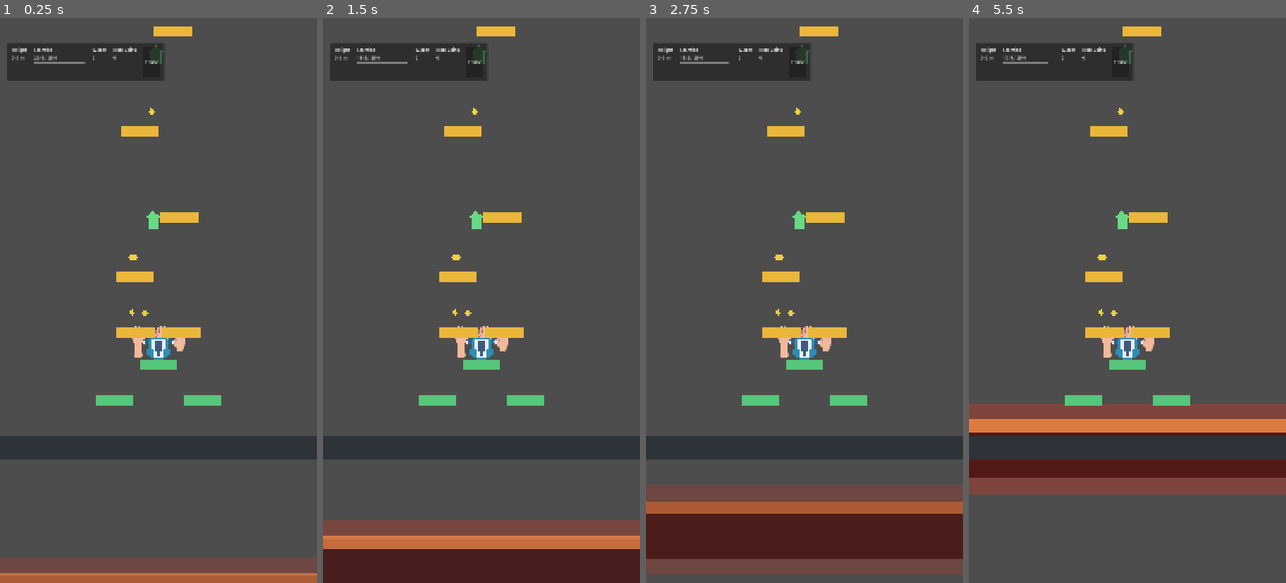
Above: before the commit, frames 1-4 (left to right).
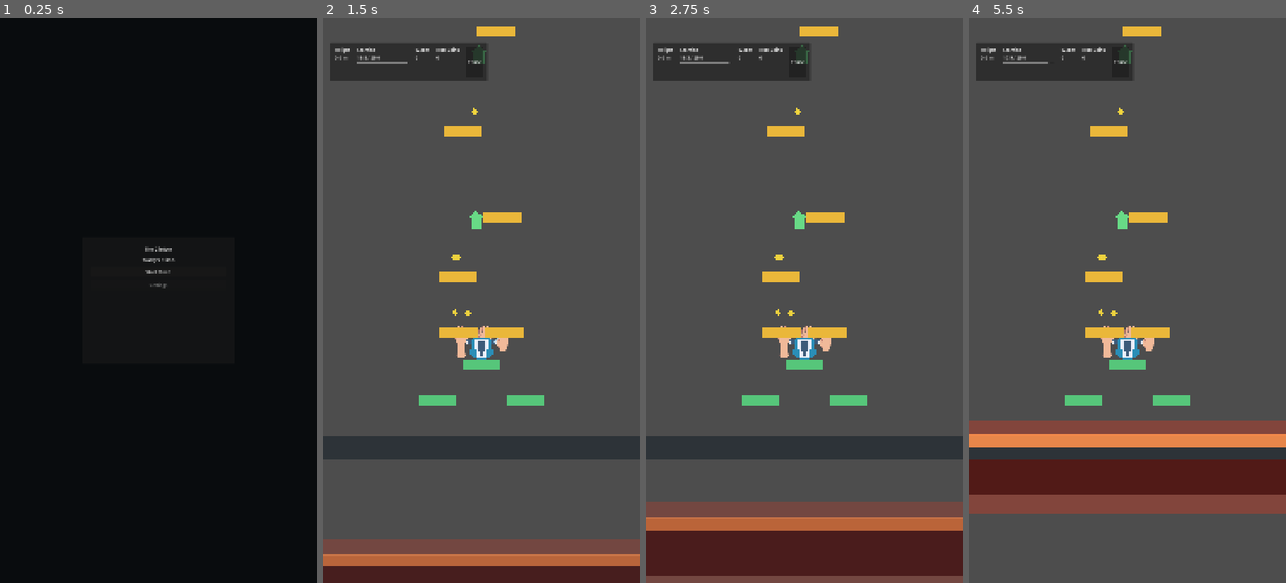
Above: after the commit, the same moments.

Repository: Khanh04/the-climber
Game: Godot game, scene res://scenes/main/main_menu_scene.tscn
Same seed, same stepped clock (60 frames per second), same inputs: the game is played once before the commit and once after it. Before the commit the project starts from res://scenes/main/run_scene.tscn.
Inputs (mouse positions are in pixels of both pictures, inside the frame that each line leads up to):
- Up to frame 1 (0.25 s): no input
- Up to frame 2 (1.5 s): click (481, 272) at 0.5 s, where only the run after the commit has a clickable "Start Climb"; tap Enter at 1.25 s; move the mouse to (551, 272) at 1.27 s; hold D (debug_right_grip) from 1.28 s (still down); hold Shift from 1.28 s (still down); click (551, 272) at 1.42 s
- Up to frame 3 (2.75 s): release D (debug_right_grip) at 2 s; release Shift at 2 s; drag from (741, 328) to (804, 549) at 2.02 s
- Up to frame 4 (5.5 s): move the mouse to (1159, 176) at 2.77 s; hold D (debug_right_grip) 2.78-3.5 s; tap Ctrl at 2.85 s; click (1159, 176) at 2.92 s; drag from (1111, 413) to (1121, 114) at 3.52 s; move the mouse to (1222, 385) at 4.27 s; hold A (debug_left_grip) 4.28-5 s; tap Alt at 4.35 s; click (1222, 385) at 4.42 s; drag from (1032, 215) to (1102, 255) at 5.02 s

The runs differ from the first frame. In frame 1, 100% of the frame differs, in the area x 0-100%, y 0-100%; in frame 2, 8.1%; in frame 3, 12%; in frame 4, 14%.

Commit message:
feat: Implement main menu scene with navigation and button interactions

Diff:
--- a/project.godot
+++ b/project.godot
@@ -15,7 +15,7 @@
 [application]
 
 config/name="The Climber"
-run/main_scene="res://scenes/main/run_scene.tscn"
+run/main_scene="res://scenes/main/main_menu_scene.tscn"
 config/features=PackedStringArray("4.6", "Mobile")
 
 [debug]
--- /dev/null
+++ b/scenes/main/main_menu_scene.gd
@@ -0,0 +1,23 @@
+class_name MainMenuScene
+extends Control
+
+const MainMenuScript = preload("res://scenes/ui/main_menu.gd")
+const RUN_SCENE_PATH: String = "res://scenes/main/run_scene.tscn"
+
+@onready var _main_menu: MainMenuScript = %MainMenu
+
+func _ready() -> void:
+	_validate_required_nodes()
+	var _start_connect_result: int = _main_menu.connect(&"start_requested", Callable(self, "_on_start_requested"))
+	var _settings_connect_result: int = _main_menu.connect(&"settings_requested", Callable(self, "_on_settings_requested"))
+
+func _on_start_requested() -> void:
+	var change_result: Error = get_tree().change_scene_to_file(RUN_SCENE_PATH)
+	Validation.require_condition(change_result == OK, "MainMenuScene could not load RunScene.")
+
+func _on_settings_requested() -> void:
+	Validation.require_condition(false, "MainMenuScene settings are not implemented yet.")
+
+func _validate_required_nodes() -> void:
+	Validation.require_condition(_main_menu != null, "MainMenuScene requires MainMenu.")
+	Validation.require_condition(_main_menu is MainMenuScript, "MainMenuScene requires a MainMenu implementation.")
--- /dev/null
+++ b/scenes/main/main_menu_scene.tscn
@@ -0,0 +1,17 @@
+[gd_scene load_steps=3 format=3]
+
+[ext_resource type="Script" path="res://scenes/main/main_menu_scene.gd" id="1_scene"]
+[ext_resource type="PackedScene" path="res://scenes/ui/main_menu.tscn" id="2_menu"]
+
+[node name="MainMenuScene" type="Control"]
+layout_mode = 3
+anchors_preset = 15
+anchor_right = 1.0
+anchor_bottom = 1.0
+grow_horizontal = 2
+grow_vertical = 2
+script = ExtResource("1_scene")
+
+[node name="MainMenu" parent="." instance=ExtResource("2_menu")]
+unique_name_in_owner = true
+layout_mode = 1
--- /dev/null
+++ b/scenes/ui/main_menu.gd
@@ -0,0 +1,23 @@
+class_name MainMenu
+extends Control
+
+signal start_requested
+signal settings_requested
+
+@onready var _start_button: Button = get_node("CenterContainer/Panel/ContentMargin/Content/StartButton") as Button
+@onready var _settings_button: Button = get_node("CenterContainer/Panel/ContentMargin/Content/SettingsButton") as Button
+
+func _ready() -> void:
+	_validate_required_nodes()
+	var _start_connect_result: int = _start_button.connect(&"pressed", Callable(self, "_on_start_button_pressed"))
+	var _settings_connect_result: int = _settings_button.connect(&"pressed", Callable(self, "_on_settings_button_pressed"))
+
+func _on_start_button_pressed() -> void:
+	start_requested.emit()
+
+func _on_settings_button_pressed() -> void:
+	settings_requested.emit()
+
+func _validate_required_nodes() -> void:
+	Validation.require_condition(_start_button != null, "MainMenu requires StartButton.")
+	Validation.require_condition(_settings_button != null, "MainMenu requires SettingsButton.")
--- /dev/null
+++ b/scenes/ui/main_menu.tscn
@@ -0,0 +1,65 @@
+[gd_scene format=3]
+
+[ext_resource type="Script" path="res://scenes/ui/main_menu.gd" id="1_menu"]
+
+[node name="MainMenu" type="Control"]
+layout_mode = 3
+anchors_preset = 15
+anchor_right = 1.0
+anchor_bottom = 1.0
+grow_horizontal = 2
+grow_vertical = 2
+mouse_filter = 0
+script = ExtResource("1_menu")
+
+[node name="Background" type="ColorRect" parent="."]
+layout_mode = 1
+anchors_preset = 15
+anchor_right = 1.0
+anchor_bottom = 1.0
+grow_horizontal = 2
+grow_vertical = 2
+mouse_filter = 2
+color = Color(0.035, 0.047, 0.055, 1)
+
+[node name="CenterContainer" type="CenterContainer" parent="."]
+layout_mode = 1
+anchors_preset = 15
+anchor_right = 1.0
+anchor_bottom = 1.0
+grow_horizontal = 2
+grow_vertical = 2
+
+[node name="Panel" type="PanelContainer" parent="CenterContainer"]
+custom_minimum_size = Vector2(520, 430)
+layout_mode = 2
+
+[node name="ContentMargin" type="MarginContainer" parent="CenterContainer/Panel"]
+layout_mode = 2
+theme_override_constants/margin_left = 28
+theme_override_constants/margin_top = 28
+theme_override_constants/margin_right = 28
+theme_override_constants/margin_bottom = 28
+
+[node name="Content" type="VBoxContainer" parent="CenterContainer/Panel/ContentMargin"]
+layout_mode = 2
+theme_override_constants/separation = 14
+
+[node name="TitleLabel" type="Label" parent="CenterContainer/Panel/ContentMargin/Content"]
+layout_mode = 2
+text = "The Climber"
+horizontal_alignment = 1
+
+[node name="DailyLabel" type="Label" parent="CenterContainer/Panel/ContentMargin/Content"]
+layout_mode = 2
+text = "Today's Climb"
+horizontal_alignment = 1
+
+[node name="StartButton" type="Button" parent="CenterContainer/Panel/ContentMargin/Content" unique_name_in_owner=true]
+layout_mode = 2
+text = "Start Climb"
+
+[node name="SettingsButton" type="Button" parent="CenterContainer/Panel/ContentMargin/Content" unique_name_in_owner=true]
+layout_mode = 2
+disabled = true
+text = "Settings"
--- a/tests/scene/test_run_ui_scenes.gd
+++ b/tests/scene/test_run_ui_scenes.gd
@@ -11,6 +11,7 @@
 const PauseMenuStateScript = preload("res://src/ui/pause_menu_state.gd")
 
 var _restart_requested: bool = false
+var _start_requested: bool = false
 var _rewarded_continue_requested: bool = false
 var _post_run_coin_doubler_requested: bool = false
 var _store_requested: bool = false
@@ -20,6 +21,54 @@
 var _selected_store_item_id: StringName = StringName()
 var _purchase_store_item_id: StringName = StringName()
 var _equip_store_item_id: StringName = StringName()
+
+func test_project_launches_to_main_menu_scene() -> void:
+	var raw_main_scene_path: Variant = ProjectSettings.get_setting("application/run/main_scene")
+	assert_true(raw_main_scene_path is String)
+	var main_scene_path: String = raw_main_scene_path
+	assert_eq(main_scene_path, "res://scenes/main/main_menu_scene.tscn")
+
+func test_main_menu_scene_wires_required_nodes() -> void:
+	var scene: PackedScene = load("res://scenes/main/main_menu_scene.tscn")
+	var menu_scene_node: Node = scene.instantiate()
+
+	assert_not_null(menu_scene_node)
+	assert_true(menu_scene_node is Control)
+	var menu_scene: Control = menu_scene_node as Control
+	assert_not_null(menu_scene)
+	add_child_autofree(menu_scene)
+	await get_tree().process_frame
+
+	assert_not_null(menu_scene.get_node_or_null("MainMenu"))
+	assert_not_null(menu_scene.get_node_or_null("MainMenu/CenterContainer/Panel/ContentMargin/Content/StartButton"))
+	assert_not_null(menu_scene.get_node_or_null("MainMenu/CenterContainer/Panel/ContentMargin/Content/SettingsButton"))
+
+func test_main_menu_emits_start_and_settings_requests() -> void:
+	var scene: PackedScene = load("res://scenes/ui/main_menu.tscn")
+	var menu_node: Node = scene.instantiate()
+
+	assert_not_null(menu_node)
+	assert_true(menu_node is Control)
+	var menu: Control = menu_node as Control
+	assert_not_null(menu)
+	add_child_autofree(menu)
+	await get_tree().process_frame
+
+	_start_requested = false
+	_settings_requested = false
+	var _start_connect_result: int = menu.connect(&"start_requested", Callable(self, "_mark_start_requested"))
+	var _settings_connect_result: int = menu.connect(&"settings_requested", Callable(self, "_mark_settings_requested"))
+	var start_button: Button = menu.get_node("CenterContainer/Panel/ContentMargin/Content/StartButton") as Button
+	var settings_button: Button = menu.get_node("CenterContainer/Panel/ContentMargin/Content/SettingsButton") as Button
+
+	assert_not_null(start_button)
+	assert_not_null(settings_button)
+	assert_true(settings_button.disabled)
+	var _start_emit_result: int = start_button.emit_signal("pressed")
+	var _settings_emit_result: int = settings_button.emit_signal("pressed")
+
+	assert_true(_start_requested)
+	assert_true(_settings_requested)
 
 func test_run_hud_scene_wires_required_nodes() -> void:
 	var scene: PackedScene = load("res://scenes/ui/run_hud.tscn")
@@ -437,6 +486,9 @@
 func _mark_restart_requested() -> void:
 	_restart_requested = true
 
+func _mark_start_requested() -> void:
+	_start_requested = true
+
 func _mark_rewarded_continue_requested() -> void:
 	_rewarded_continue_requested = true
 
Not shown, added: scenes/main/main_menu_scene.gd.uid
Not shown, added: scenes/ui/main_menu.gd.uid
Not shown, changed: docs/implementation-roadmap.md
